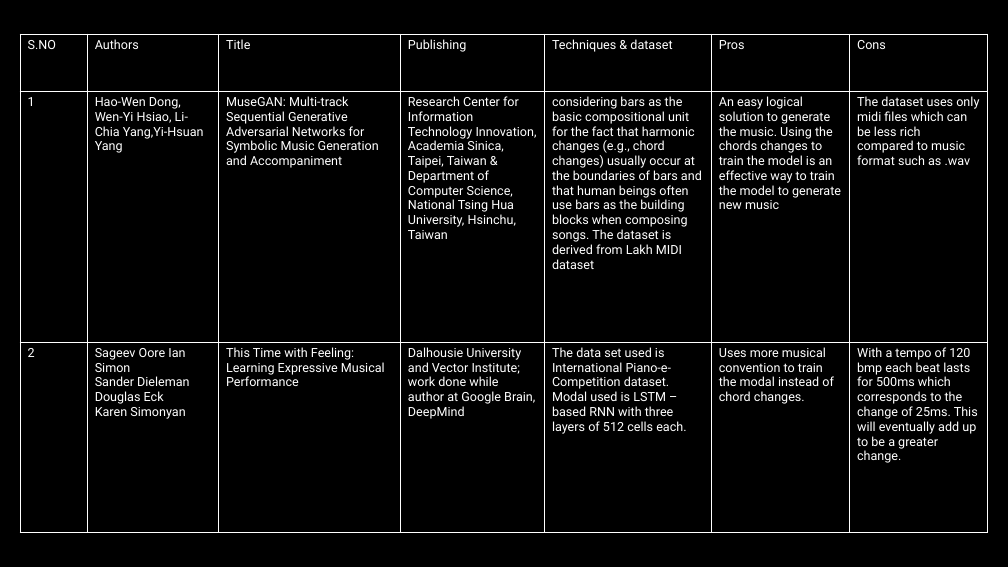
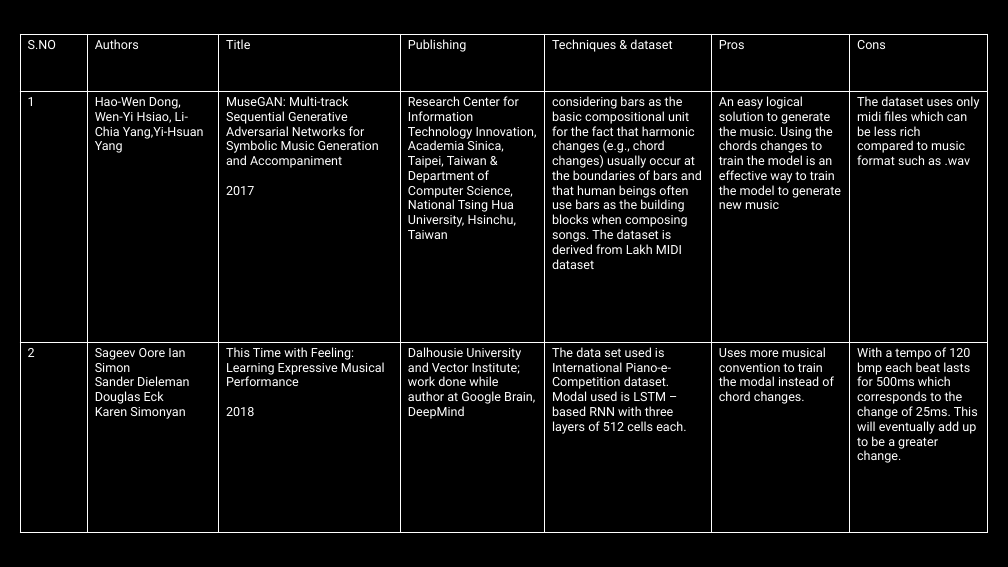
Before and after one commit to 2010030151-satya/Music-generation, a slide deck: slide 10 of presentations/aids_review2.pptx (slide 3 before the commit). Drawn at 1008x567 pixels with LibreOffice and Linux fonts; fonts in the diff are those of the drawing. Boxes give left, top, right and bottom in pixels: in the first picture for what was removed or moved away, otherwise in the second. Text is boxed around its words. In the diff, an @@ line names an element or a change of style, - is before the commit and + after.

```diff
--- a/presentations/aids_review2.pptx
+++ b/presentations/aids_review2.pptx
@@ table at [20,34,990,533] @@
-row 2, column 3: MuseGAN: Multi-track Sequential Generative Adversarial Networks for Symbolic Music Generation and Accompaniment
+row 2, column 3: MuseGAN: Multi-track Sequential Generative Adversarial Networks for Symbolic Music Generation and Accompaniment / 2017
-row 3, column 3: This Time with Feeling: Learning Expressive Musical Performance
+row 3, column 3: This Time with Feeling: Learning Expressive Musical Performance / 2018
```
Also in this commit, not shown: 3 other slides changed.
